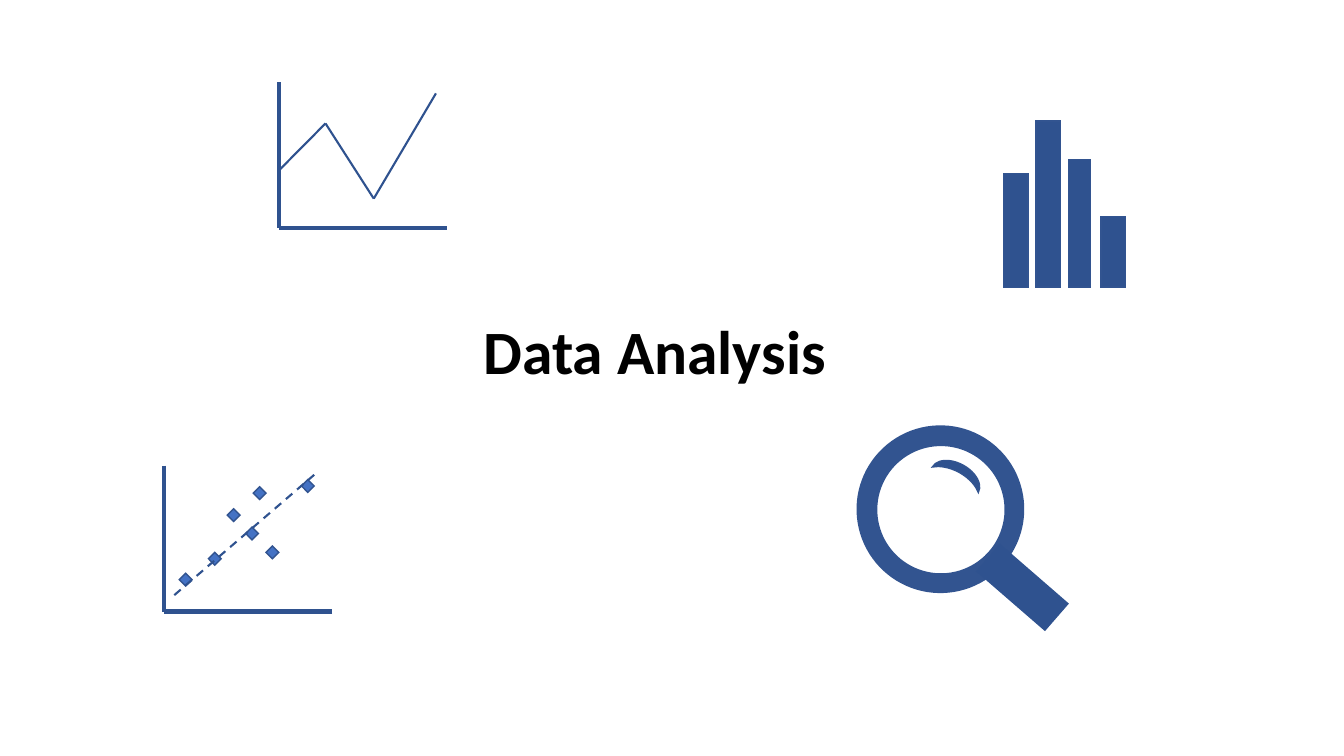
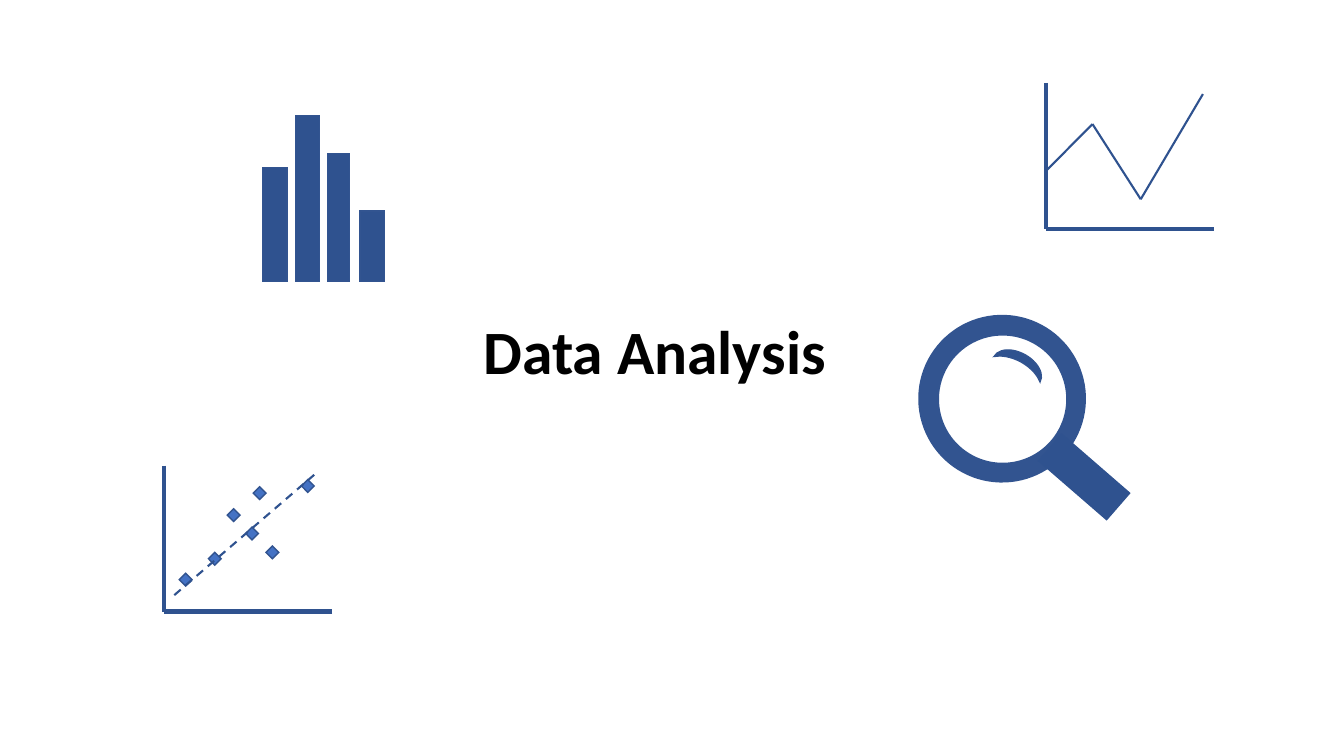
Before and after one commit to fionampg/projectofawesomeness, a slide deck: slide 6 of presentation/HappinesProject-vf.pptx. Drawn at 1344x756 pixels with LibreOffice and Linux fonts; fonts in the diff are those of the drawing. Boxes give left, top, right and bottom in pixels: in the first picture for what was removed or moved away, otherwise in the second. Text is boxed around its words. In the diff, an @@ line names an element or a change of style, - is before the commit and + after.

```diff
--- a/presentation/HappinesProject-vf.pptx
+++ b/presentation/HappinesProject-vf.pptx
@@ 4 lines: place and size @@
-4 lines at [279, 83, 437, 228]
+4 lines at [1046, 83, 1203, 229]
@@ 4 rectangles: place and size @@
-4 rectangles at [1004, 121, 1125, 287]
+4 rectangles at [263, 115, 384, 281]
@@ line moved from (447, 228) - (279, 228) to (1214, 229) - (1047, 229) @@
@@ ellipse: place and size @@
-ellipse at [859, 429, 1021, 591]
+ellipse at [922, 318, 1084, 480]
@@ 1 ellipse, 1 rectangle, 1 moon: place and size @@
-1 ellipse, 1 rectangle, 1 moon at [870, 438, 1068, 630]
+1 ellipse, 1 rectangle, 1 moon at [931, 328, 1130, 520]
```
Also in this commit, not shown: 1 other file.
